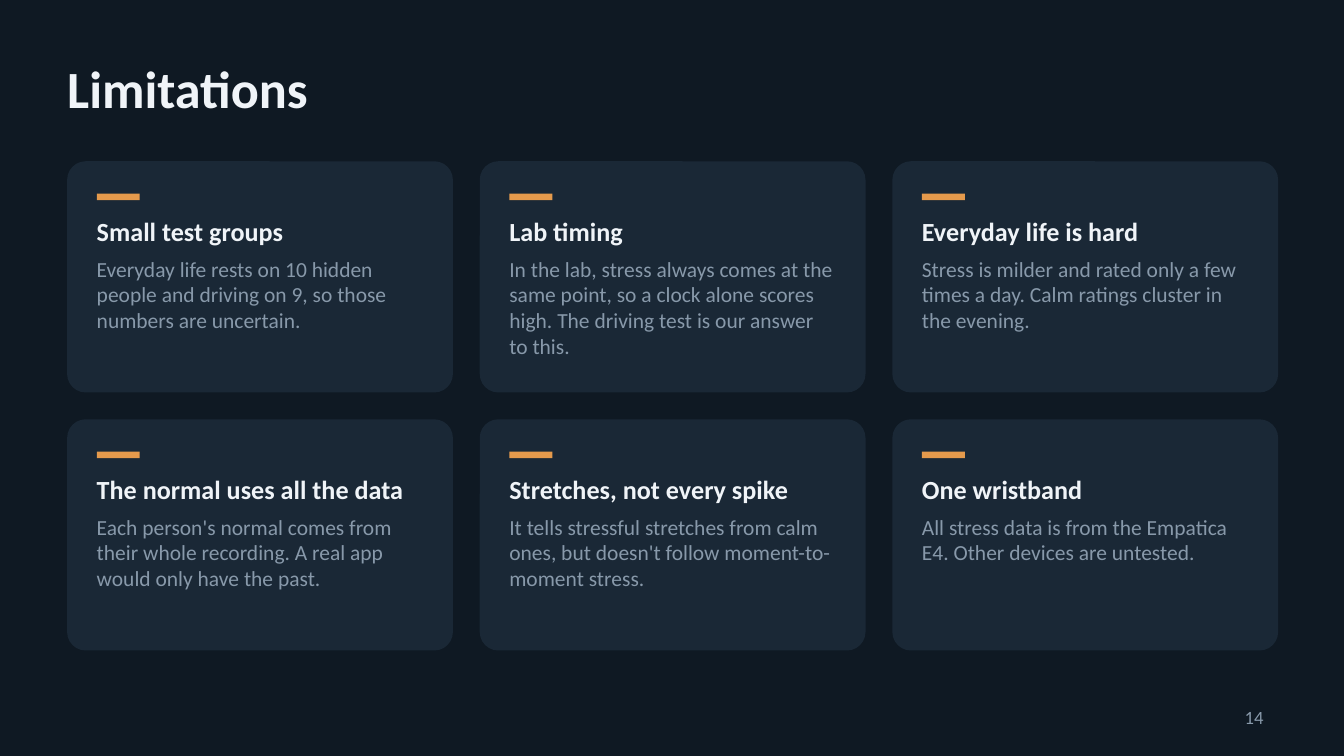
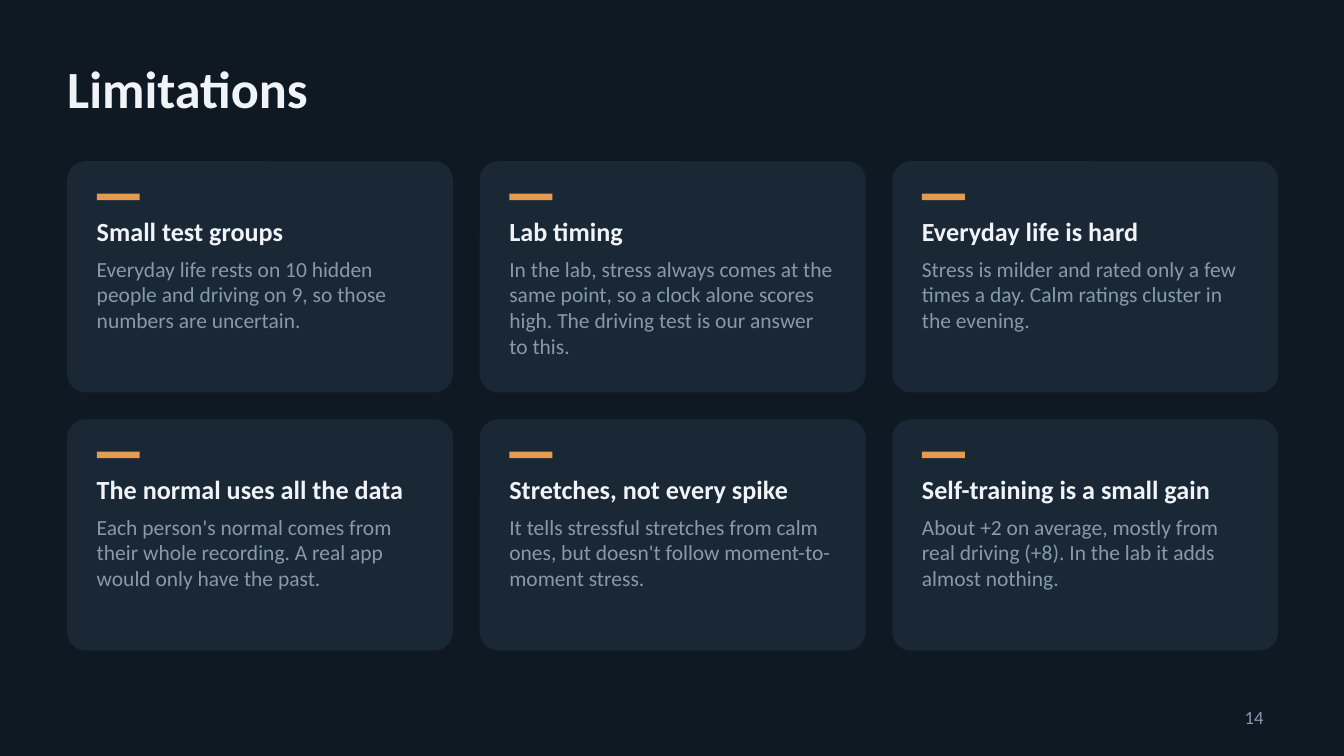
Before and after one commit to swaylakh/bodysync, a slide deck: slide 14 of docs/slides/BodySync_Final.pptx. Drawn at 1344x756 pixels with LibreOffice and Linux fonts; fonts in the diff are those of the drawing. Boxes give left, top, right and bottom in pixels: in the first picture for what was removed or moved away, otherwise in the second. Text is boxed around its words. In the diff, an @@ line names an element or a change of style, - is before the commit and + after.

```diff
--- a/docs/slides/BodySync_Final.pptx
+++ b/docs/slides/BodySync_Final.pptx
@@ text at [922,480,1218,590]: text changed @@
-One wristband
-All stress data is from the Empatica E4. Other devices are untested.
+Self-training is a small gain
+About +2 on average, mostly from real driving (+8). In the lab it adds almost nothing.
```
Also in this commit, not shown: 6 other files.
